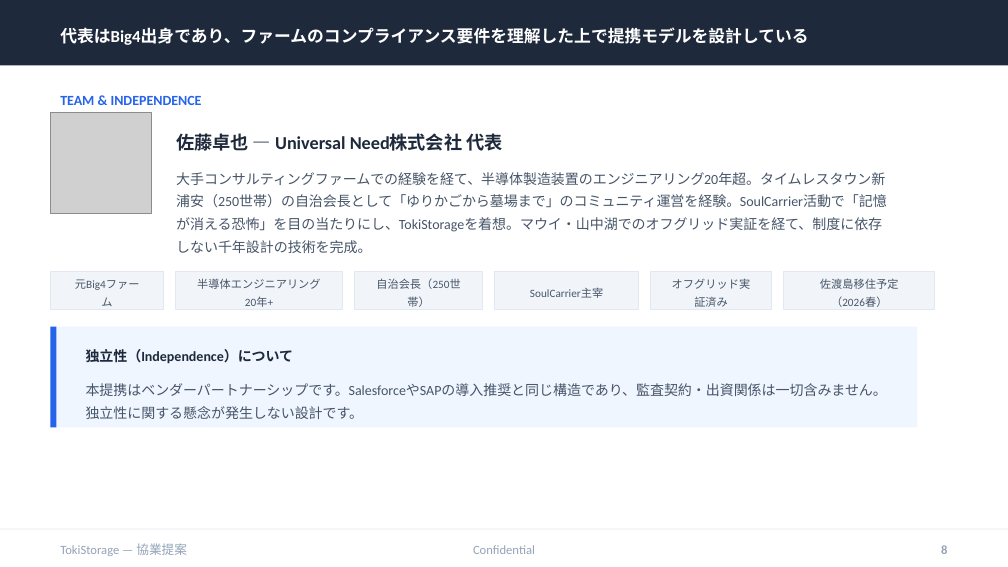
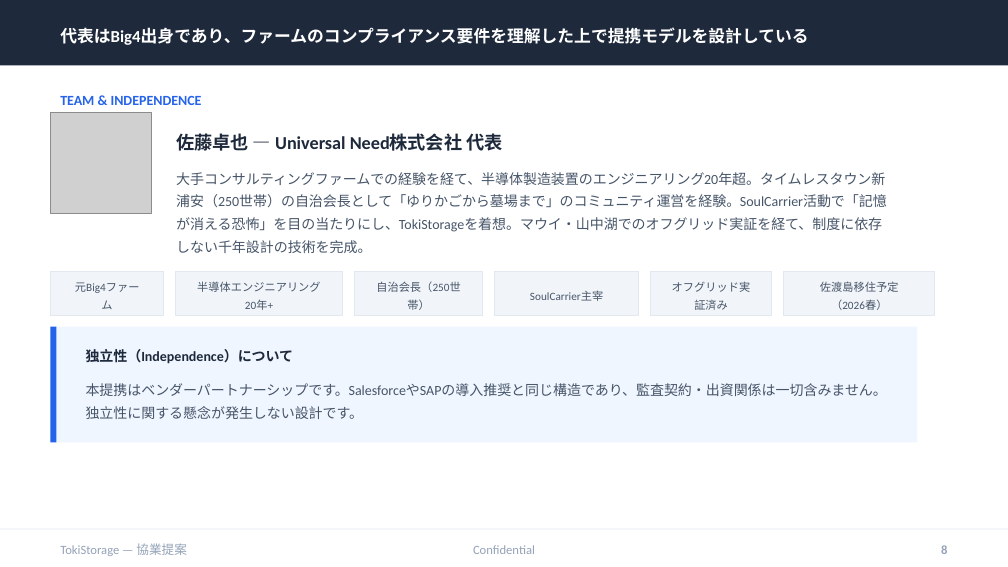
Before and after one commit to timeless-residents/pearlmemorial, a slide deck: slide 8 of toki/tokistorage-partnership-deck.pptx. Drawn at 1008x567 pixels with LibreOffice and Linux fonts; fonts in the diff are those of the drawing; grey boxes stand for pictures. Boxes give left, top, right and bottom in pixels: in the first picture for what was removed or moved away, otherwise in the second. Text is boxed around its words. In the diff, an @@ line names an element or a change of style, - is before the commit and + after.

```diff
--- a/toki/tokistorage-partnership-deck.pptx
+++ b/toki/tokistorage-partnership-deck.pptx
@@ rectangle: place and size @@
-rectangle at [50,271,163,309]
+rectangle at [50,271,163,316]
@@ rectangle: place and size @@
-rectangle at [176,271,343,309]
+rectangle at [176,271,343,316]
@@ rectangle: place and size @@
-rectangle at [355,271,483,309]
+rectangle at [355,271,483,316]
@@ rectangle: place and size @@
-rectangle at [495,271,639,309]
+rectangle at [495,271,639,316]
@@ rectangle: place and size @@
-rectangle at [651,271,772,309]
+rectangle at [651,271,772,316]
@@ rectangle: place and size @@
-rectangle at [784,271,935,309]
+rectangle at [784,271,935,316]
@@ rectangle: place and size @@
-rectangle at [50,327,917,427]
+rectangle at [50,327,917,443]
@@ rectangle: place and size @@
-rectangle at [50,327,56,427]
+rectangle at [50,327,56,443]
```
Also in this commit, not shown: 4 other files.
